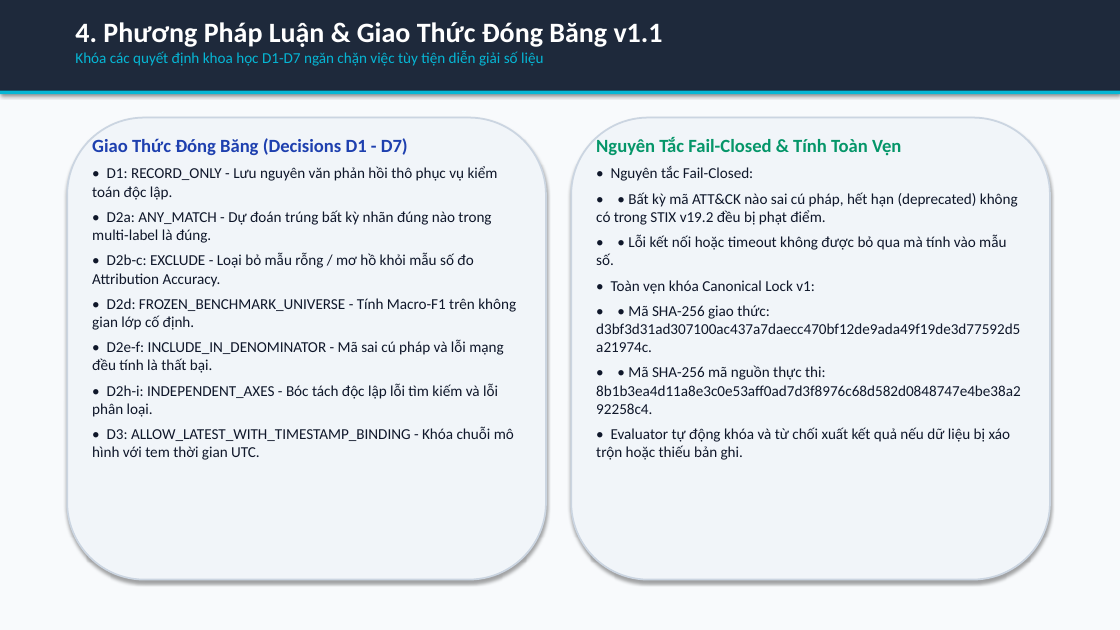
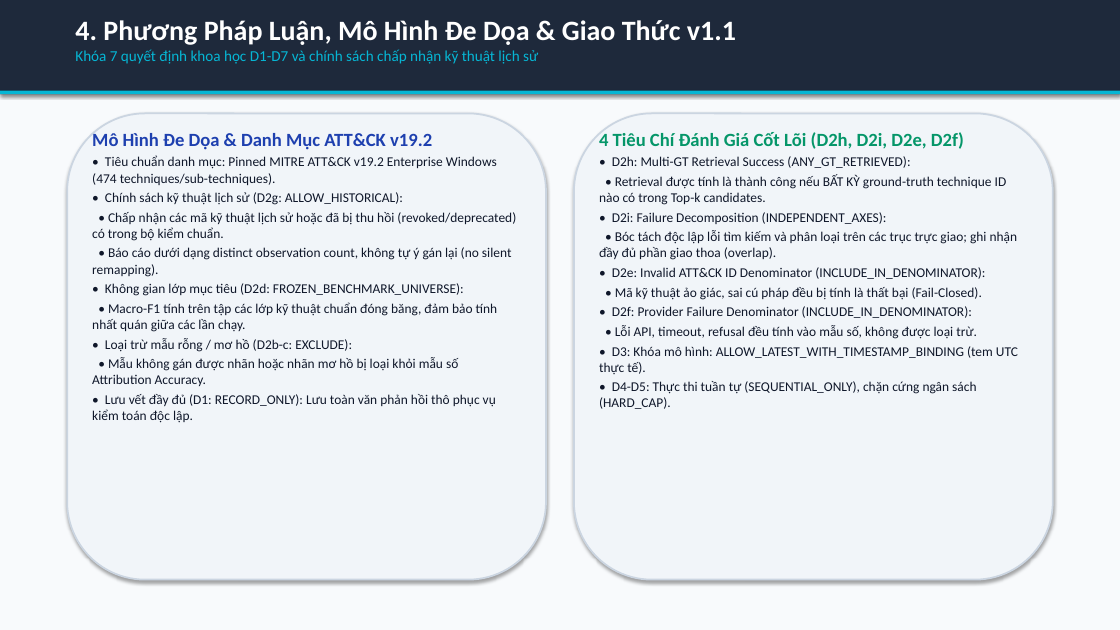
Before and after one commit to habachcp6/RAG2ATTCK, a slide deck: slide 5 of docs/presentation/slides.pptx. Drawn at 1120x630 pixels with LibreOffice and Linux fonts; fonts in the diff are those of the drawing. Boxes give left, top, right and bottom in pixels: in the first picture for what was removed or moved away, otherwise in the second. Text is boxed around its words. In the diff, an @@ line names an element or a change of style, - is before the commit and + after.

Commit message:
fix(presentation): execute CD_RENDER_REPAIR for D2i error axes, geometry overflow, and tone hygiene

```diff
--- a/docs/presentation/slides.pptx
+++ b/docs/presentation/slides.pptx
@@ text at (75,20,736,64): text changed @@
-4. Phương Pháp Luận & Giao Thức Đóng Băng v1.1
-Khóa các quyết định khoa học D1-D7 ngăn chặn việc tùy tiện diễn giải số liệu
+4. Phương Pháp Luận, Mô Hình Đe Dọa & Giao Thức v1.1
+Khóa 7 quyết định khoa học D1-D7 và chính sách chấp nhận kỹ thuật lịch sử
@@ rounded rectangle: place and size @@
-rounded rectangle at (67,118,546,580)
+rounded rectangle at (67,113,546,580)
@@ rounded rectangle: place and size @@
-rounded rectangle at (571,118,1050,580)
+rounded rectangle at (574,113,1053,580)
@@ text at (92,133,516,423): text changed; size 13 to 11.5 pt @@
-Giao Thức Đóng Băng (Decisions D1 - D7)
-• D1: RECORD_ONLY - Lưu nguyên văn phản hồi thô phục vụ kiểm toán độc lập.
-• D2a: ANY_MATCH - Dự đoán trúng bất kỳ nhãn đúng nào trong multi-label là đúng.
-• D2b-c: EXCLUDE - Loại bỏ mẫu rỗng / mơ hồ khỏi mẫu số đo Attribution Accuracy.
-• D2d: FROZEN_BENCHMARK_UNIVERSE - Tính Macro-F1 trên không gian lớp cố định.
-• D2e-f: INCLUDE_IN_DENOMINATOR - Mã sai cú pháp và lỗi mạng đều tính là thất bại.
-• D2h-i: INDEPENDENT_AXES - Bóc tách độc lập lỗi tìm kiếm và lỗi phân loại.
-• D3: ALLOW_LATEST_WITH_TIMESTAMP_BINDING - Khóa chuỗi mô hình với tem thời gian UTC.
+Mô Hình Đe Dọa & Danh Mục ATT&CK v19.2
+• Tiêu chuẩn danh mục: Pinned MITRE ATT&CK v19.2 Enterprise Windows (474 techniques/sub-techniques).
+• Chính sách kỹ thuật lịch sử (D2g: ALLOW_HISTORICAL):
+• Chấp nhận các mã kỹ thuật lịch sử hoặc đã bị thu hồi (revoked/deprecated) có trong bộ kiểm chuẩn.
+• Báo cáo dưới dạng distinct observation count, không tự ý gán lại (no silent remapping).
+• Không gian lớp mục tiêu (D2d: FROZEN_BENCHMARK_UNIVERSE):
+• Macro-F1 tính trên tập các lớp kỹ thuật chuẩn đóng băng, đảm bảo tính nhất quán giữa các lần chạy.
+• Loại trừ mẫu rỗng / mơ hồ (D2b-c: EXCLUDE):
+• Mẫu không gán được nhãn hoặc nhãn mơ hồ bị loại khỏi mẫu số Attribution Accuracy.
+• Lưu vết đầy đủ (D1: RECORD_ONLY): Lưu toàn văn phản hồi thô phục vụ kiểm toán độc lập.
@@ text at (599,132,1018,409): text changed; size 13 to 11.5 pt @@
-Nguyên Tắc Fail-Closed & Tính Toàn Vẹn
-• Nguyên tắc Fail-Closed:
-• • Bất kỳ mã ATT&CK nào sai cú pháp, hết hạn (deprecated) không có trong STIX v19.2 đều bị phạt điểm.
-• • Lỗi kết nối hoặc timeout không được bỏ qua mà tính vào mẫu số.
-• Toàn vẹn khóa Canonical Lock v1:
-• • Mã SHA-256 giao thức: d3bf3d31ad307100ac437a7daecc470bf12de9ada49f19de3d77592d5a21974c.
-• • Mã SHA-256 mã nguồn thực thi: 8b1b3ea4d11a8e3c0e53aff0ad7d3f8976c68d582d0848747e4be38a292258c4.
-• Evaluator tự động khóa và từ chối xuất kết quả nếu dữ liệu bị xáo trộn hoặc thiếu bản ghi.
+4 Tiêu Chí Đánh Giá Cốt Lõi (D2h, D2i, D2e, D2f)
+• D2h: Multi-GT Retrieval Success (ANY_GT_RETRIEVED):
+• Retrieval được tính là thành công nếu BẤT KỲ ground-truth technique ID nào có trong Top-k candidates.
+• D2i: Failure Decomposition (INDEPENDENT_AXES):
+• Bóc tách độc lập lỗi tìm kiếm và phân loại trên các trục trực giao; ghi nhận đầy đủ phần giao thoa (overlap).
+• D2e: Invalid ATT&CK ID Denominator (INCLUDE_IN_DENOMINATOR):
+• Mã kỹ thuật ảo giác, sai cú pháp đều bị tính là thất bại (Fail-Closed).
+• D2f: Provider Failure Denominator (INCLUDE_IN_DENOMINATOR):
+• Lỗi API, timeout, refusal đều tính vào mẫu số, không được loại trừ.
+• D3: Khóa mô hình: ALLOW_LATEST_WITH_TIMESTAMP_BINDING (tem UTC thực tế).
+• D4-D5: Thực thi tuần tự (SEQUENTIAL_ONLY), chặn cứng ngân sách (HARD_CAP).
```
Also in this commit, not shown: 11 other slides changed, 7 other files.
